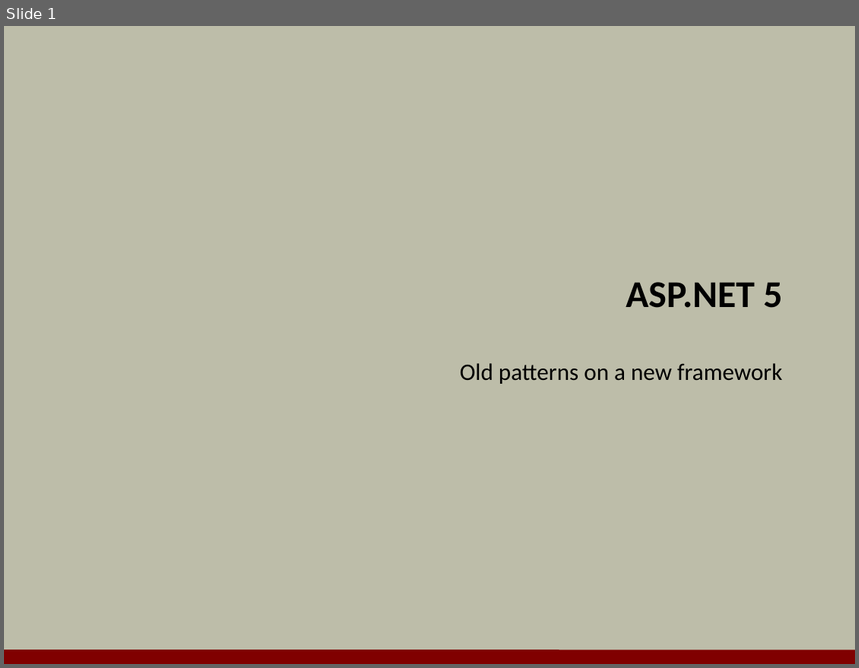
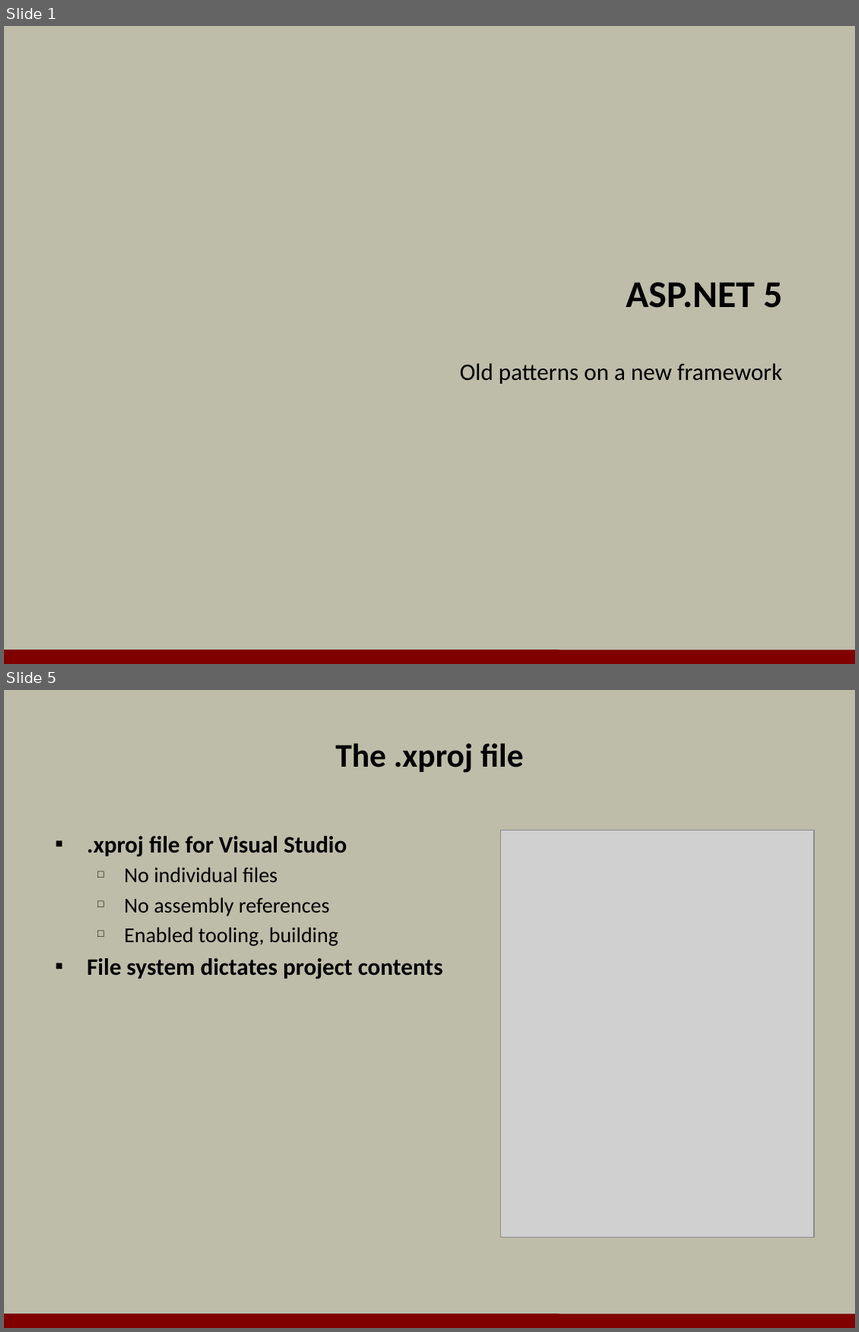
Before and after one commit to OdeToCode/classes, a slide deck: aspnet5/slides/01_Overview.pptx. Shown one above the other, each under a label of ours: slide 1 before the commit, slides 1 and 5 after it; the slides between them are not shown. The pictures are 859x668 and 859x1332 pixels, drawn with LibreOffice and Linux fonts; fonts in the diff are those of the drawing; grey boxes stand for pictures; background and template pictures are left out. Boxes give left, top, right and bottom in pixels: in the first picture for what was removed or moved away, otherwise in the second. Text is boxed around its words. In the diff, an @@ line names an element or a change of style, - is before the commit and + after.

```diff
--- a/aspnet5/slides/01_Overview.pptx
+++ b/aspnet5/slides/01_Overview.pptx
@@ slide 5 added at <box>4,690,855,1328</box>, background #BDBDA9; not listed: 1 template element that a slide beside it also shows @@
@@ title added at <box>335,743,524,773</box>, 28 pt, text #000000, bold @@
+The .xproj file
@@ text added at <box>87,836,443,980</box>, 18 pt, text #000000 @@
+▪ .xproj file for Visual Studio
+  □ No individual files
+  □ No assembly references
+  □ Enabled tooling, building
+▪ File system dictates project contents
@@ picture added at <box>501,831,814,1237</box> @@
```
Also in this commit, not shown: 6 other slides added.
